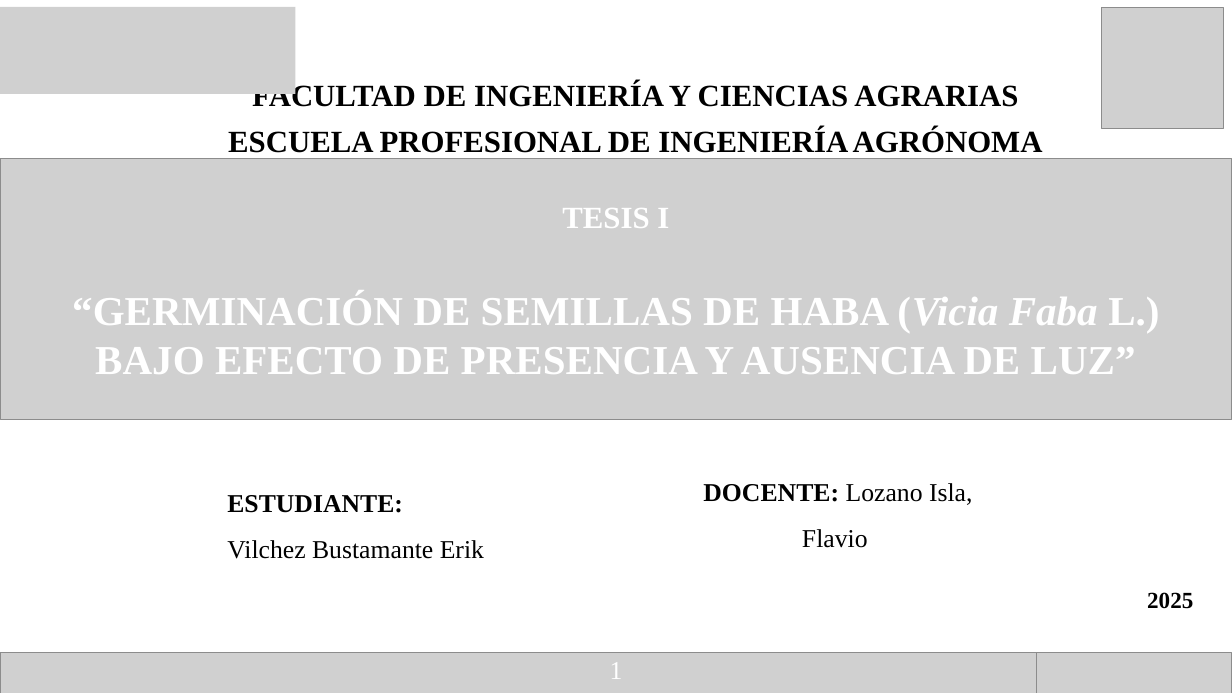
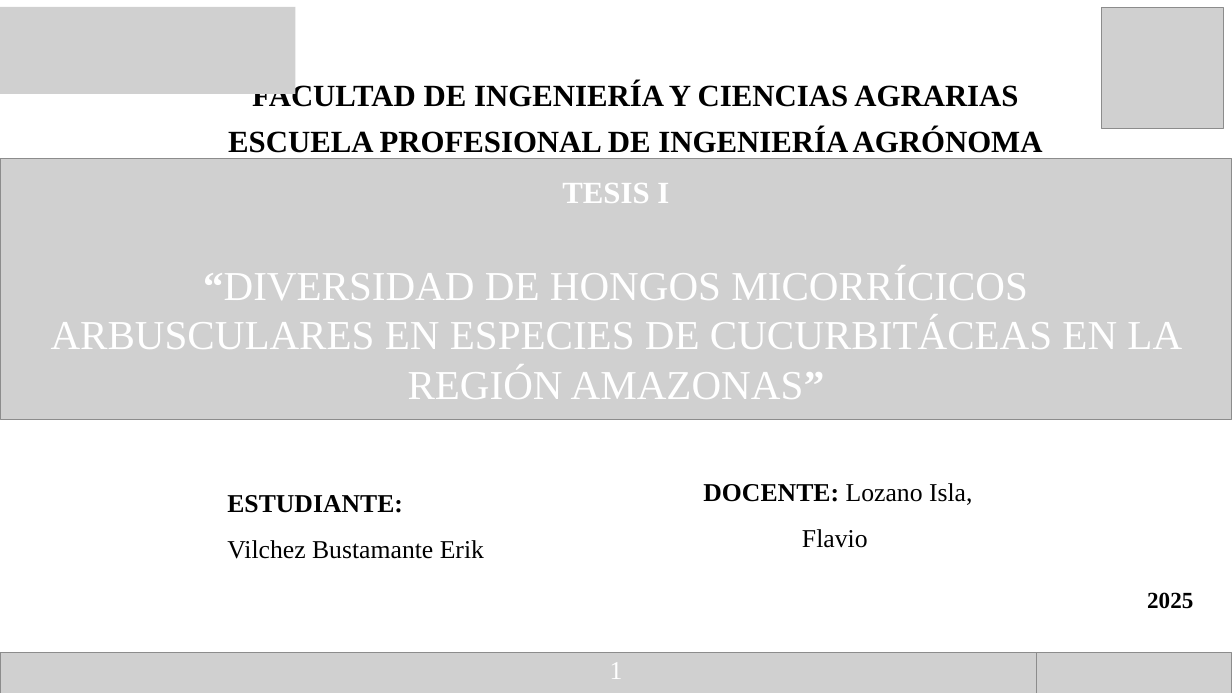
Before and after one commit to marcel1999-prog/TS, a slide deck: slide 1 of files/Unidad_I_tesis.pptx. Drawn at 1232x693 pixels with LibreOffice and Linux fonts; fonts in the diff are those of the drawing; grey boxes stand for pictures. Boxes give left, top, right and bottom in pixels: in the first picture for what was removed or moved away, otherwise in the second. Text is boxed around its words. In the diff, an @@ line names an element or a change of style, - is before the commit and + after.

Commit message:
TS

```diff
--- a/files/Unidad_I_tesis.pptx
+++ b/files/Unidad_I_tesis.pptx
@@ text at <box>51,268,1182,399</box>: text changed; bold off @@
-“GERMINACIÓN DE SEMILLAS DE HABA (Vicia Faba L.) BAJO EFECTO DE PRESENCIA Y AUSENCIA DE LUZ”
+“DIVERSIDAD DE HONGOS MICORRÍCICOS ARBUSCULARES EN ESPECIES DE CUCURBITÁCEAS EN LA REGIÓN AMAZONAS”
```
